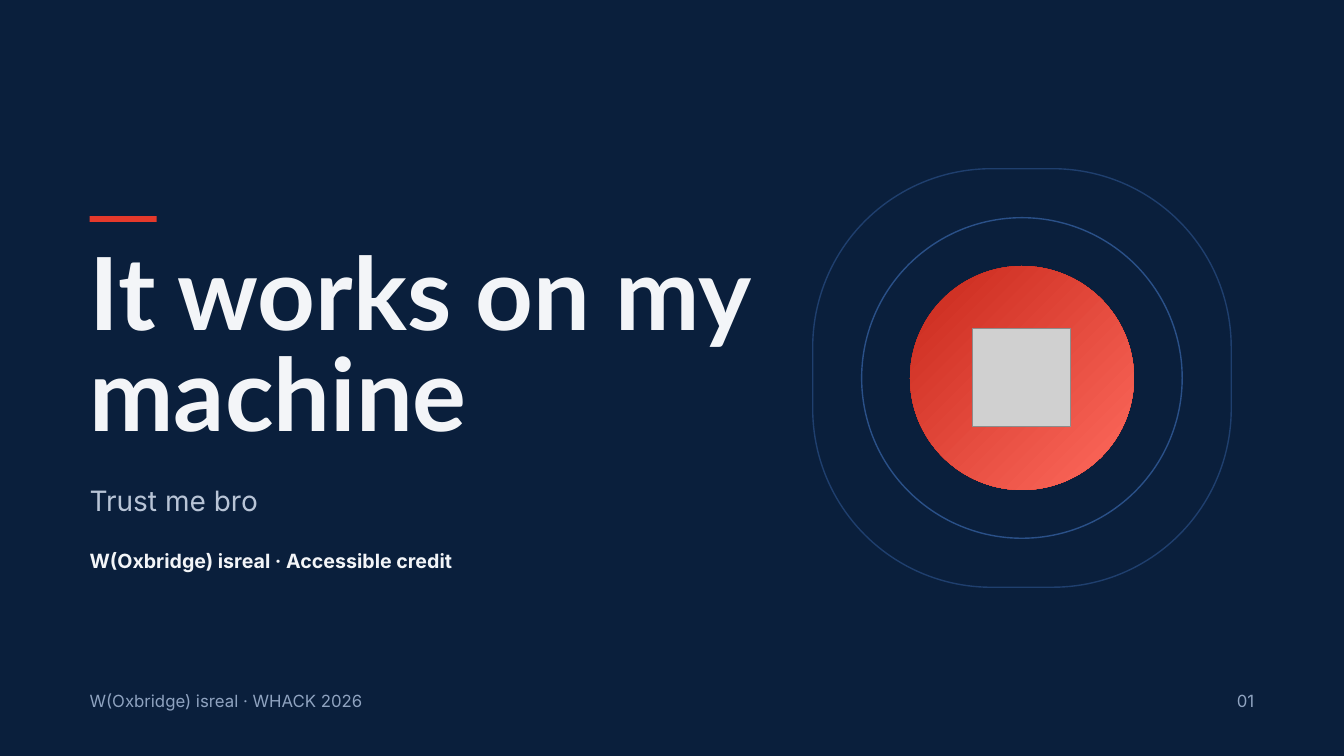
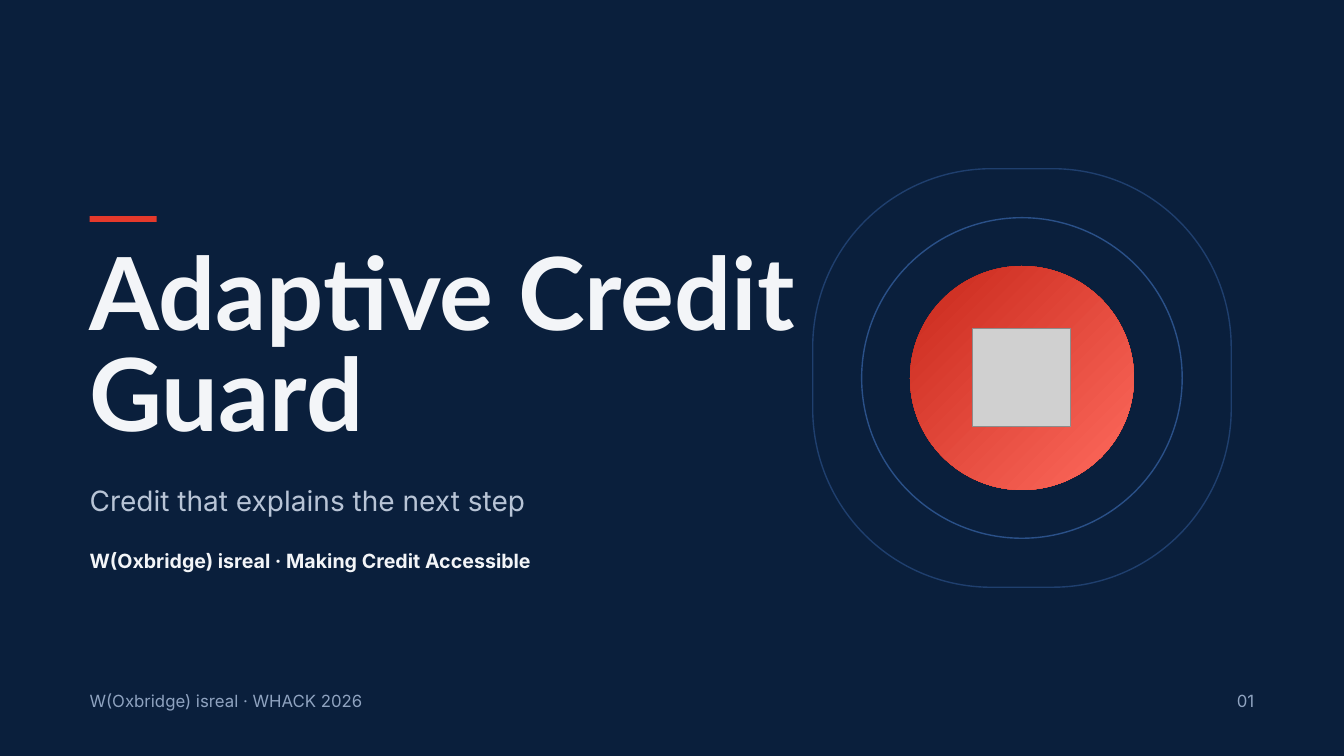
Before and after one commit to Toastyy7/WHACK26, a slide deck: slide 1 of Hackathon Slides.pptx. Drawn at 1344x756 pixels with LibreOffice and Linux fonts; fonts in the diff are those of the drawing; grey boxes stand for pictures. Boxes give left, top, right and bottom in pixels: in the first picture for what was removed or moved away, otherwise in the second. Text is boxed around its words. In the diff, an @@ line names an element or a change of style, - is before the commit and + after.

```diff
--- a/Hackathon Slides.pptx
+++ b/Hackathon Slides.pptx
@@ title at <box>90,255,795,432</box>: text changed @@
-It works on my machine
+Adaptive Credit Guard
@@ text at <box>90,490,525,517</box>: text changed @@
-Trust me bro
+Credit that explains the next step
@@ text at <box>90,552,531,573</box>: text changed @@
-W(Oxbridge) isreal · Accessible credit
+W(Oxbridge) isreal · Making Credit Accessible
```
Also in this commit, not shown: 5 other slides changed, 4 slides added, 4 slides removed.
